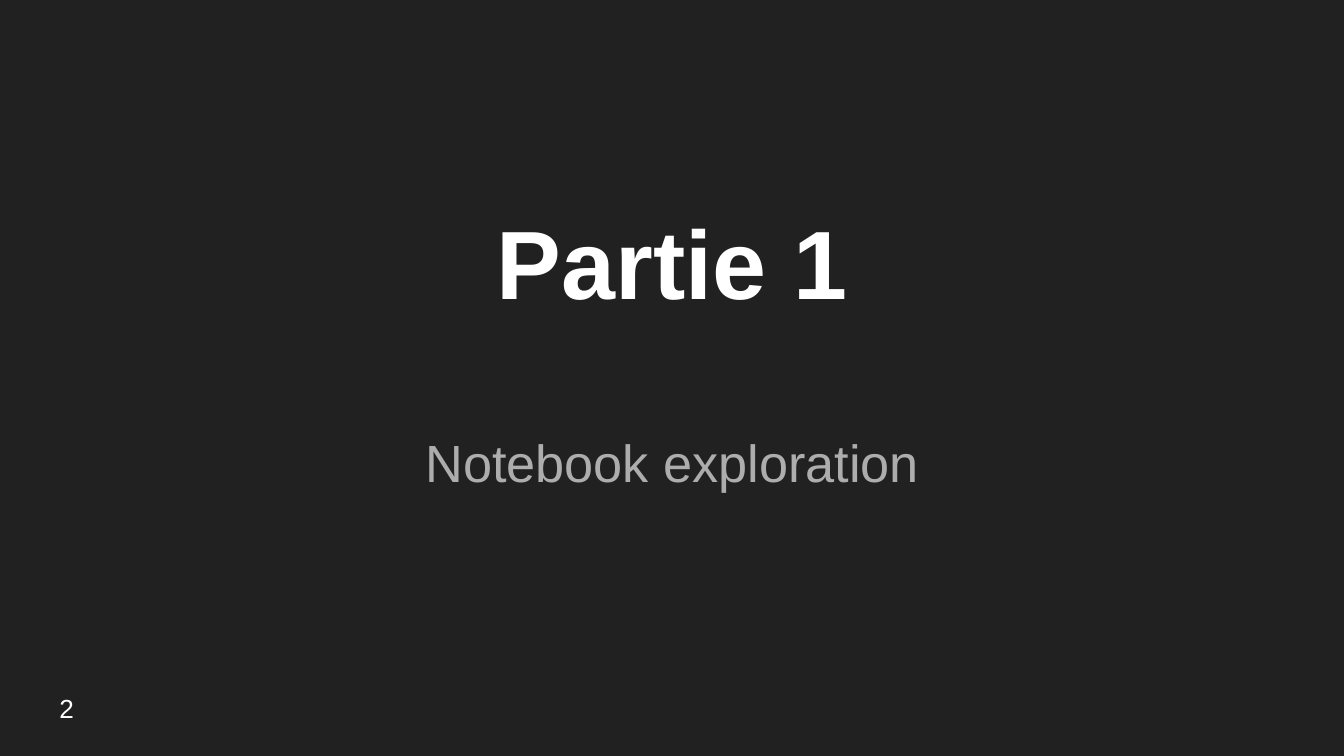
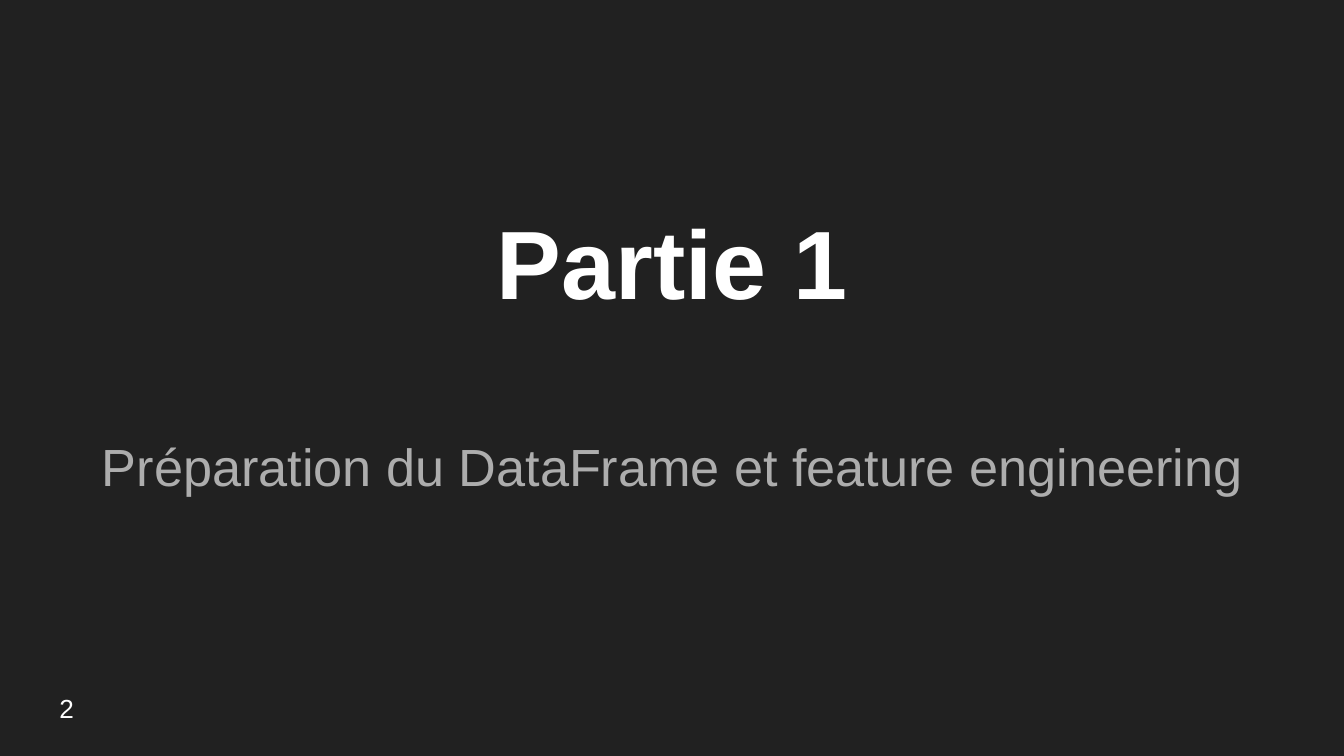
Before and after one commit to ThomasMeb/Anticiper_besoins_des_batiments, a slide deck: slide 3 of Projet_3_Thomas_Mebarki/Mebarki_Thomas_4_presentation_022023.pptx (slide 2 before the commit). Drawn at 1344x756 pixels with LibreOffice and Linux fonts; fonts in the diff are those of the drawing. Boxes give left, top, right and bottom in pixels: in the first picture for what was removed or moved away, otherwise in the second. Text is boxed around its words. In the diff, an @@ line names an element or a change of style, - is before the commit and + after.

```diff
--- a/Projet_3_Thomas_Mebarki/Mebarki_Thomas_4_presentation_022023.pptx
+++ b/Projet_3_Thomas_Mebarki/Mebarki_Thomas_4_presentation_022023.pptx
@@ subtitle at [102,447,1242,496]: text changed @@
-Notebook exploration
+Préparation du DataFrame et feature engineering
```
Also in this commit, not shown: 16 other slides changed, 7 slides added, 16 slides removed, 8 other files.
